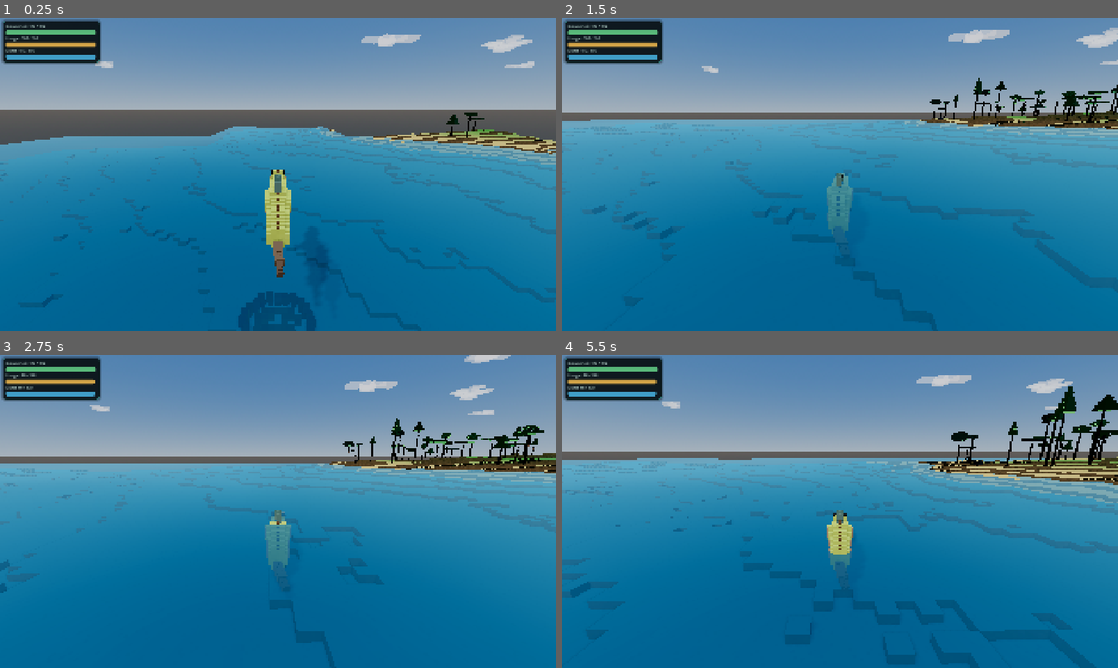
Above: before the commit, frames 1-4 (two rows, left to right).
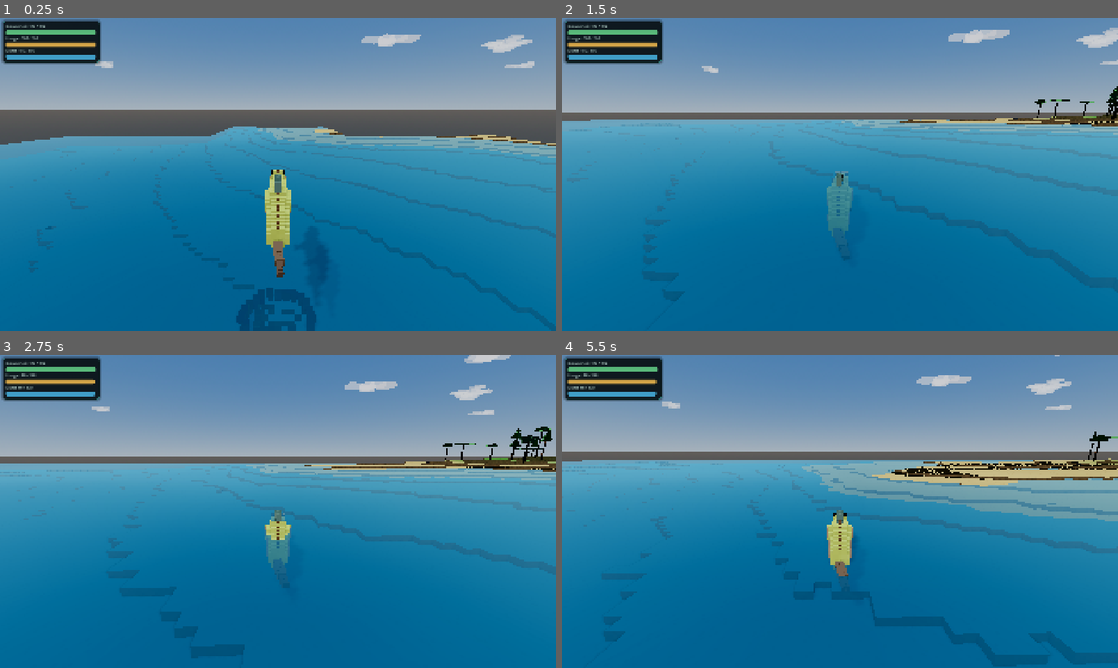
Above: after the commit, the same moments.

Repository: MajorDragonfly/voxelverse
Game: Godot game, scene res://main/main.tscn
Two runs of this game, one before a commit and one after it. Both use one fixed random seed, a clock stepped at 60 frames per second and the inputs below.
Inputs (mouse positions are in pixels of both pictures, inside the frame that each line leads up to):
- Up to frame 1 (0.25 s): no input
- Up to frame 2 (1.5 s): tap Enter at 0.5 s; move the mouse to (867, 174) at 0.52 s; hold W (move_forward) from 0.53 s (still down); click (867, 174) at 0.6 s; tap Space (jump) at 0.77 s; move the mouse to (812, 174) at 1.27 s; tap L at 1.35 s
- Up to frame 3 (2.75 s): keep holding W (move_forward); tap Space (jump) at 1.52 s; move the mouse to (289, 505) at 2.02 s; tap R at 2.1 s
- Up to frame 4 (5.5 s): keep holding W (move_forward); move the mouse to (834, 517) at 2.77 s; tap Tab at 2.85 s; click (834, 517) at 2.92 s; tap Space (jump) at 3.02, 3.77, 4.52 s; move the mouse to (878, 514) at 3.52 s; tap Delete at 3.6 s; move the mouse to (795, 508) at 4.27 s; tap Q at 4.35 s; move the mouse to (845, 511) at 5.02 s; tap E at 5.1 s; click (845, 511) at 5.17 s

The runs differ from the first frame. In frame 1, 3.1% of the frame differs, in the area x 0-100%, y 30-100%; in frame 2, 2.9%; in frame 3, 4.0%; in frame 4, 10%, in the area x 0-100%, y 0-100%.

Commit message:
Activate smoothed continuous V6 terrain kernel

Diff:
--- a/project.godot
+++ b/project.godot
@@ -18,7 +18,7 @@
 [autoload]
 
 GameState="*res://autoload/game_state.gd"
-WorldGenerator="*res://world/generation/world_generator_v6.gd"
+WorldGenerator="*res://world/generation/world_generator_v6_smooth.gd"
 DisplaySettings="*res://core/display_settings.gd"
 
 [display]
